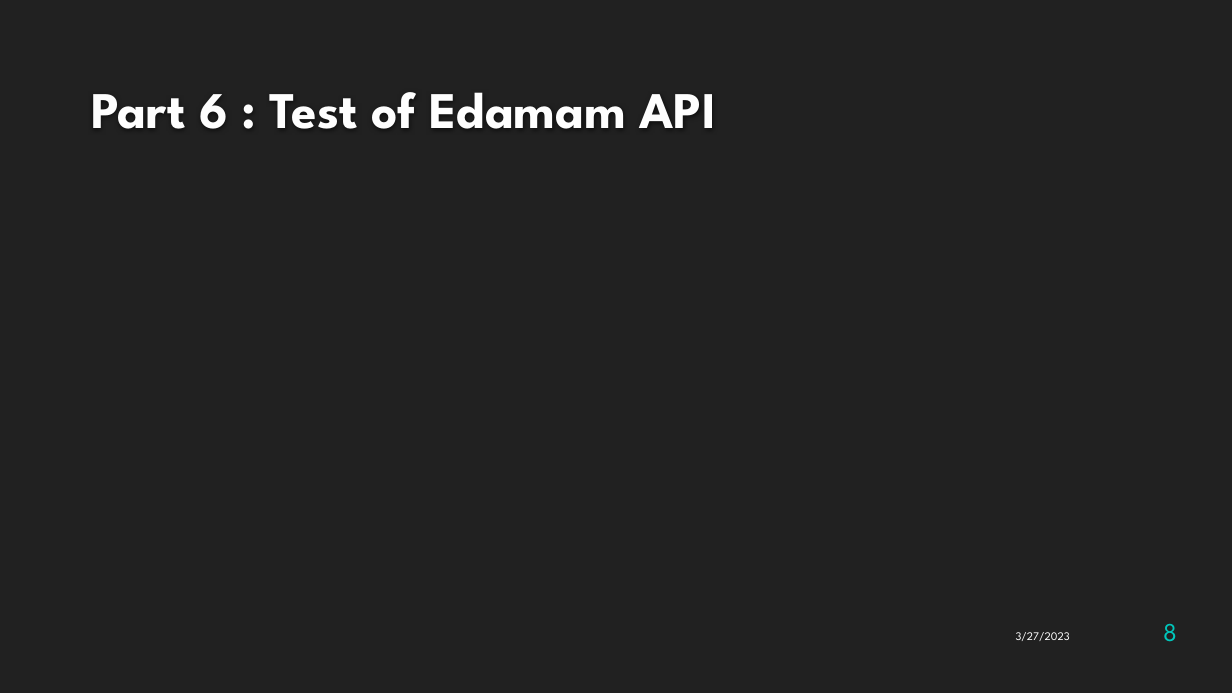
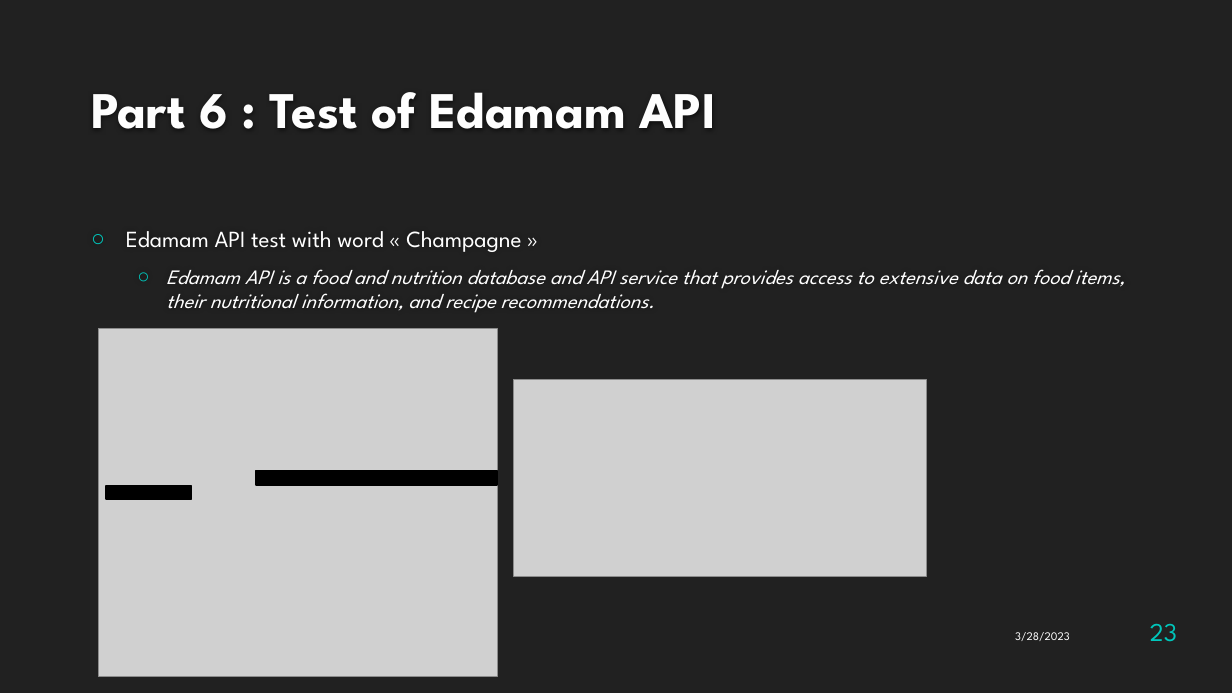
Before and after one commit to Antoine1608/OC-DS-P6-Classifiez_automatiquement_biens_consommation, a slide deck: slide 23 of Naudy_Antoine_5_presentation_032023.pptx (slide 8 before the commit). Drawn at 1232x693 pixels with LibreOffice and Linux fonts; fonts in the diff are those of the drawing; grey boxes stand for pictures; background and template pictures are left out. Boxes give left, top, right and bottom in pixels: in the first picture for what was removed or moved away, otherwise in the second. Text is boxed around its words. In the diff, an @@ line names an element or a change of style, - is before the commit and + after.

```diff
--- a/Naudy_Antoine_5_presentation_032023.pptx
+++ b/Naudy_Antoine_5_presentation_032023.pptx
@@ text added at box(126, 231, 1125, 313), 16 pt, text #FFFFFF, italic @@
+○ Edamam API test with word « Champagne »
+  ○ Edamam API is a food and nutrition database and API service that provides access to extensive data on food items, their nutritional information, and recipe recommendations.
@@ picture added at box(99, 328, 497, 677) @@
@@ picture added at box(514, 380, 927, 577) @@
@@ rectangle added at box(256, 470, 497, 485), fill #000000, outline #000000 1.25 pt @@
@@ rectangle added at box(106, 486, 192, 499), fill #000000, outline #000000 1.25 pt @@
@@ page number at box(1150, 624, 1177, 641): text changed @@
-8
+23
@@ text at box(1015, 632, 1070, 641): text changed @@
-3/27/2023
+3/28/2023
```
Also in this commit, not shown: 8 other slides changed, 17 slides added.
